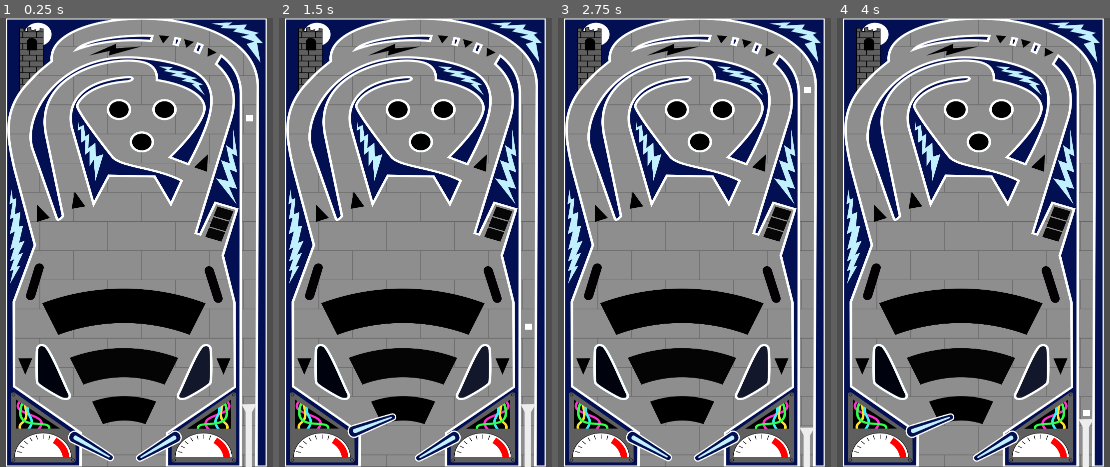
Above: before the commit, frames 1-4 (left to right).
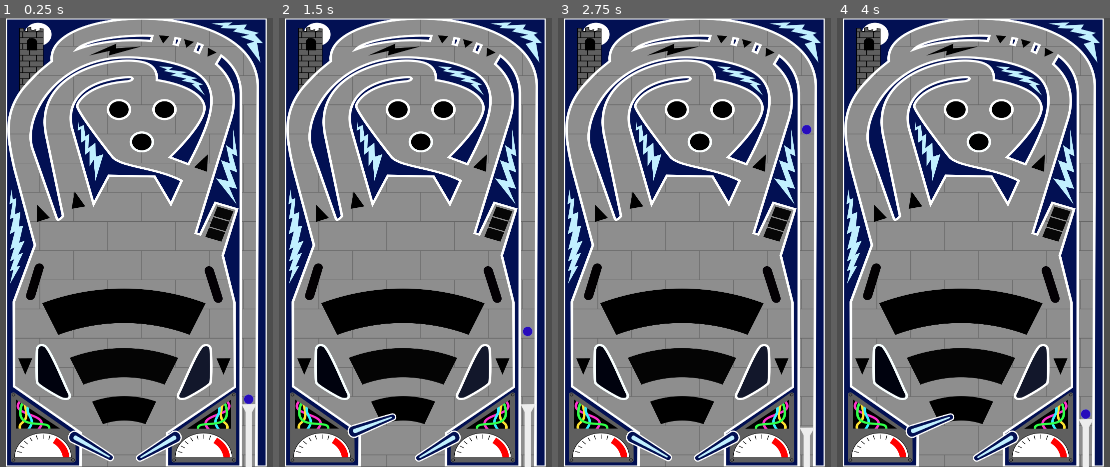
Above: after the commit, the same moments.

Repository: Rick2482/ExtremePinball
Game: Godot game, scene res://scenes/pinball.tscn
The game is run twice, just before and just after one commit, with the same random seed, the same clock (stepped at 60 frames per second) and the same inputs.
Inputs:
- Up to frame 1 (0.25 s): no input
- Up to frame 2 (1.5 s): tap Enter at 0.5 s; hold Space (Shoot) 0.53-1.28 s; hold D (left-astens) from 1.28 s (still down); tap Space (Shoot) at 1.35 s
- Up to frame 3 (2.75 s): release D (left-astens) at 2.03 s; hold Space (Shoot) from 2.03 s (still down)
- Up to frame 4 (4 s): release Space (Shoot) at 2.78 s; tap Space (Shoot) at 2.85 s; hold D (left-astens) from 3.53 s (still down); hold Space (Shoot) from 3.53 s (still down)

The runs differ from the first frame. In frame 1, 0.1% of the frame differs, in the area x 89-94%, y 21-86%; in frame 2, less than 0.1%; in frame 3, 0.1%; in frame 4, less than 0.1%.

Commit message:
Ball & Map

Diff:
--- /dev/null
+++ b/new_ball.tscn
@@ -0,0 +1,20 @@
+[gd_scene load_steps=4 format=3 uid="uid://svlowa24ii53"]
+
+[ext_resource type="Texture2D" uid="uid://bkfmkpeujnib3" path="res://assets/ball.png" id="1_5r32x"]
+
+[sub_resource type="PhysicsMaterial" id="PhysicsMaterial_t0rmr"]
+friction = 0.0
+bounce = 0.1
+
+[sub_resource type="CircleShape2D" id="CircleShape2D_c4ni1"]
+radius = 12.0416
+
+[node name="NewBall" type="RigidBody2D"]
+physics_material_override = SubResource("PhysicsMaterial_t0rmr")
+
+[node name="CollisionShape2D" type="CollisionShape2D" parent="."]
+shape = SubResource("CircleShape2D_c4ni1")
+
+[node name="Sprite2D" type="Sprite2D" parent="."]
+scale = Vector2(0.03, 0.03)
+texture = ExtResource("1_5r32x")
--- /dev/null
+++ b/pinball_board.tscn
@@ -0,0 +1,36 @@
+[gd_scene load_steps=5 format=3 uid="uid://ckovt58laq36k"]
+
+[ext_resource type="Texture2D" uid="uid://dxuxddfdp67og" path="res://assets/FlipperBoardV1_Livello 1.png" id="1_5lyyc"]
+[ext_resource type="PackedScene" uid="uid://cnkx07848770i" path="res://scenes/astens.tscn" id="2_fxlhj"]
+[ext_resource type="PackedScene" uid="uid://ra677ah8nqns" path="res://scenes/plunger.tscn" id="3_r1krc"]
+[ext_resource type="PackedScene" uid="uid://de8gitwjn1n0n" path="res://scenes/ball.tscn" id="4_svht4"]
+
+[node name="PinballBoard" type="Node2D"]
+
+[node name="Walls" type="Node2D" parent="."]
+
+[node name="StaticBody2D" type="StaticBody2D" parent="Walls"]
+
+[node name="CollisionPolygon2D" type="CollisionPolygon2D" parent="Walls/StaticBody2D"]
+
+[node name="Camera2D" type="Camera2D" parent="."]
+
+[node name="Sprite2D" type="Sprite2D" parent="."]
+texture = ExtResource("1_5lyyc")
+
+[node name="Left-Astens" parent="." instance=ExtResource("2_fxlhj")]
+position = Vector2(-160, 350)
+rotation = 0.523599
+snap_angle = -50
+
+[node name="Right-Astens" parent="." instance=ExtResource("2_fxlhj")]
+position = Vector2(160, 350)
+rotation = 2.61799
+keycode = "right-astens"
+
+[node name="Plunger" parent="." instance=ExtResource("3_r1krc")]
+position = Vector2(370, 458.41)
+scale = Vector2(0.65, 0.65)
+
+[node name="Ball" parent="." instance=ExtResource("4_svht4")]
+position = Vector2(338, 82)
--- a/scenes/pinball.tscn
+++ b/scenes/pinball.tscn
@@ -1,7 +1,7 @@
 [gd_scene load_steps=5 format=3 uid="uid://cyejmhbnf4v7y"]
 
 [ext_resource type="Texture2D" uid="uid://cinboyc3e28ky" path="res://assets/table.png" id="1_gs4tp"]
-[ext_resource type="PackedScene" uid="uid://de8gitwjn1n0n" path="res://scenes/ball.tscn" id="2_xmcvt"]
+[ext_resource type="PackedScene" uid="uid://svlowa24ii53" path="res://new_ball.tscn" id="2_lyicd"]
 [ext_resource type="PackedScene" uid="uid://cnkx07848770i" path="res://scenes/astens.tscn" id="3_xr81p"]
 [ext_resource type="PackedScene" uid="uid://ra677ah8nqns" path="res://scenes/plunger.tscn" id="4_sjw0w"]
 
@@ -33,8 +33,8 @@
 scale = Vector2(0.7, 0.601563)
 texture = ExtResource("1_gs4tp")
 
-[node name="Ball" parent="." instance=ExtResource("2_xmcvt")]
-position = Vector2(1258, 212)
+[node name="NewBall" parent="." instance=ExtResource("2_lyicd")]
+position = Vector2(1256, 900)
 
 [node name="Left-Astens" parent="." instance=ExtResource("3_xr81p")]
 position = Vector2(823, 1000)
Binary file added: assets/FlipperBoardV1_Livello 1.png
Not shown, added: assets/FlipperBoardV1_Livello 1.png.import
Binary file changed: assets/ball.png
